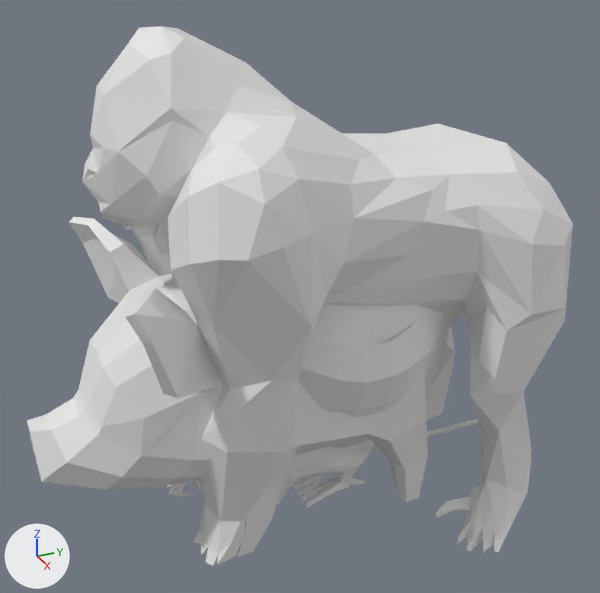
One commit to the OBJ model final_project4/Assets/Mesh/Gorilla/Walk/Gorilla_000029.obj: the scene before it, then after it.
Both versions are drawn from a camera (50 mm lens) standing at (2.98, -1.36, 2.53) and looking at (-0.04, -0.01, 1.02). Arrows for +X, +Y and +Z are at lower left; the lights stay in place. Where no turn or scale is listed for an object, it has been applied to the vertices.

In view in the first picture: '10664_Gorilla_v2', 'Chicken', 'grp1_Mesh', 'pig'.
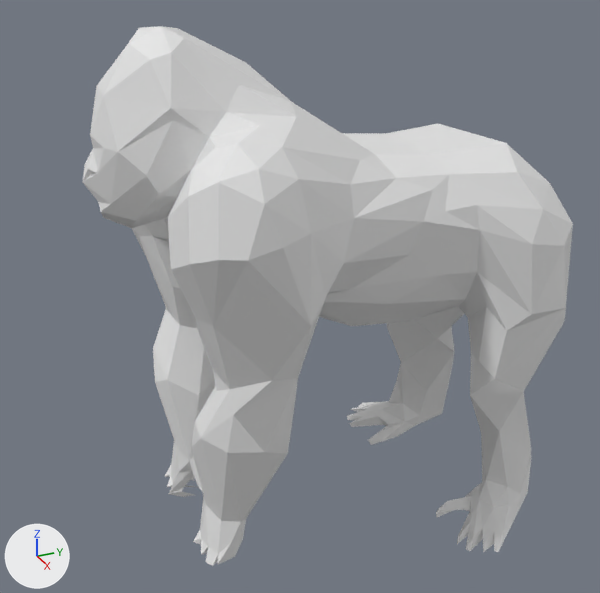
Patch to the scene script:
```diff
--- a/final_project4/Assets/Mesh/Gorilla/Walk/Gorilla_000029.obj.py
+++ b/final_project4/Assets/Mesh/Gorilla/Walk/Gorilla_000029.obj.py
@@ ob_chicken @@
-ob_chicken = bpy.data.objects.new('Chicken', me_chicken)
-ob_chicken.location = (0.0, 0.0, 0.0)
@@ ob_grp1_mesh @@
-ob_grp1_mesh = bpy.data.objects.new('grp1_Mesh', me_grp1_mesh)
-ob_grp1_mesh.location = (0.0, 0.0, 0.0)
@@ ob_pig @@
-ob_pig = bpy.data.objects.new('pig', me_pig)
-ob_pig.location = (0.0, 0.0, 0.0)
```

Pixel boxes [x1, y1, x2, y2] of what changed, in the pictures (600 x 593 px):
'pig', deleted: before [27, 217, 428, 557]
'Chicken', deleted: before [122, 218, 452, 508]
'grp1_Mesh', deleted: before [277, 419, 478, 504]
